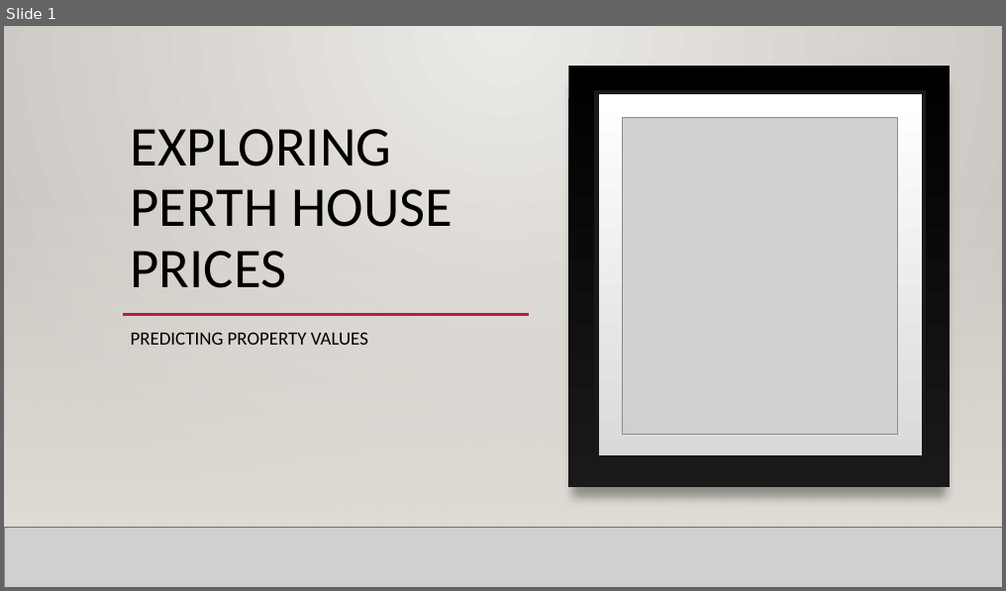
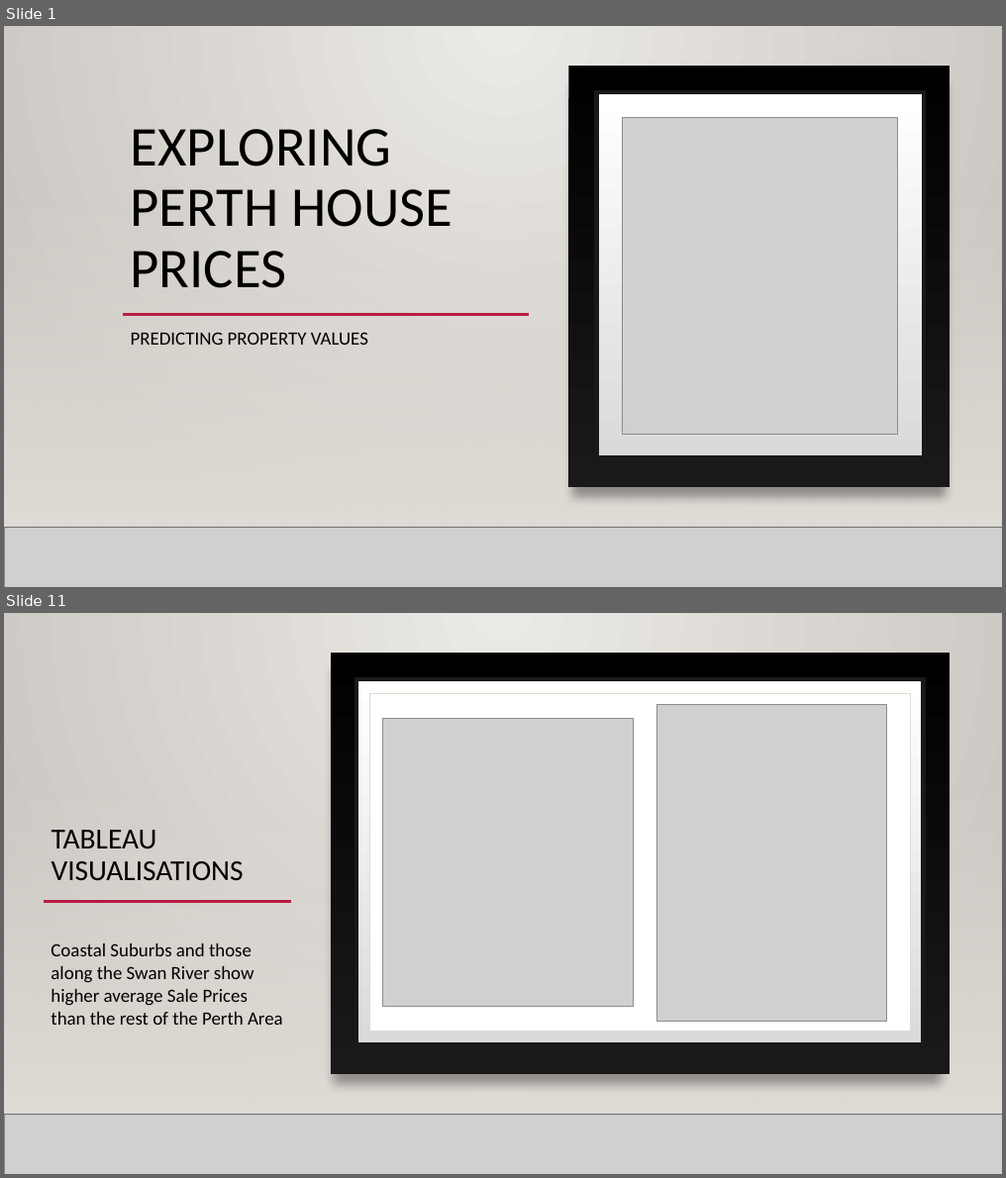
Before and after one commit to TroyFoote/Exploring_Perth_House_Prices, a slide deck: Exploring perth house prices.pptx. Shown one above the other, each under a label of ours: slide 1 before the commit, slides 1 and 11 after it; the slides between them are not shown. The pictures are 1006x591 and 1006x1178 pixels, drawn with LibreOffice and Linux fonts; fonts in the diff are those of the drawing; grey boxes stand for pictures; background and template pictures are left out. Boxes give left, top, right and bottom in pixels: in the first picture for what was removed or moved away, otherwise in the second. Text is boxed around its words. In the diff, an @@ line names an element or a change of style, - is before the commit and + after.

```diff
--- a/Exploring perth house prices.pptx
+++ b/Exploring perth house prices.pptx
@@ slide 11 added at (4, 613, 1002, 1174), background gradient #ECEAE7 to #CAC7C1; not listed: 2 template elements that a slide beside it also shows @@
@@ rectangle added at (4, 613, 1002, 1174), fill gradient #ECEAE7 to #CAC7C1 @@
@@ rectangle added at (331, 653, 949, 1074), fill gradient #000001 to #191919 @@
@@ rectangle added at (356, 679, 924, 1045), fill gradient #DADADA to #FFFFFE, outline #191919 4 pt @@
@@ rectangle added at (370, 693, 911, 1032), fill #FFFFFF, outline #DFDBD5 0.5 pt @@
@@ picture added at (383, 719, 634, 1008) @@
@@ picture added at (657, 704, 887, 1021) @@
@@ rectangle added at (4, 778, 1002, 1115), fill gradient #DFDBD5 @@
@@ rectangle added at (4, 778, 1002, 1115), fill gradient #DFDBD5 @@
@@ line added from (123, 764) to (910, 764), #B71E42 2.5 pt @@
@@ title added at (52, 830, 244, 881), 28 pt, text #000000 @@
+TABLEAU VISUALISATIONS
@@ line added from (44, 902) to (291, 902), #B71E42 2.5 pt @@
@@ line added from (202, 902) to (909, 902), #B71E42 2.5 pt @@
@@ text added at (51, 944, 283, 1025), 18 pt, text #000000 @@
+Coastal Suburbs and those along the Swan River show higher average Sale Prices than the rest of the Perth Area
@@ line added from (4, 1115) to (1002, 1115), #000001 1 pt @@
@@ picture added at (4, 1115, 1002, 1174) @@
@@ line added from (4, 1115) to (1002, 1115), #000001 1 pt @@
```
Also in this commit, not shown: 1 slide changed, 9 other slides added, 1 slide removed, 2 other files.
